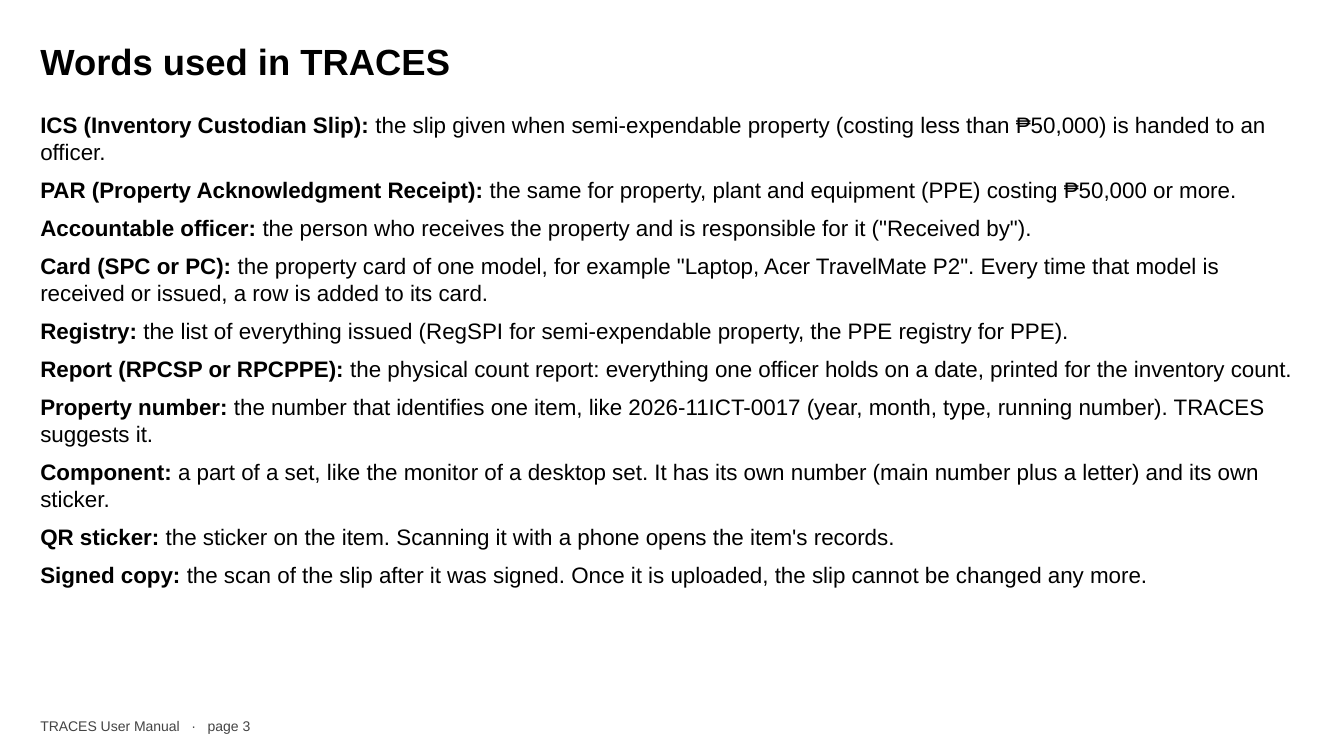
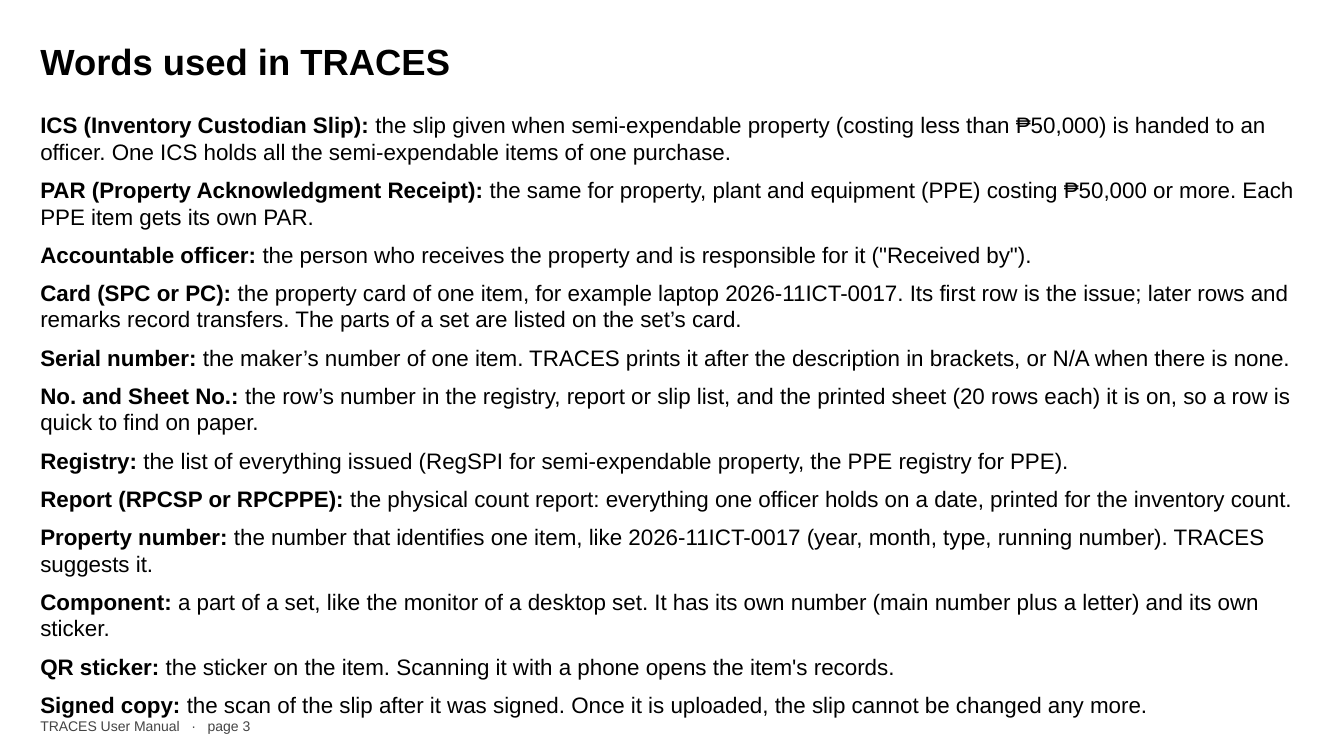
Before and after one commit to joww-seph/traces, a slide deck: slide 3 of docs/TRACES-User-Manual.pptx. Drawn at 1344x756 pixels with LibreOffice and Linux fonts; fonts in the diff are those of the drawing. Boxes give left, top, right and bottom in pixels: in the first picture for what was removed or moved away, otherwise in the second. Text is boxed around its words. In the diff, an @@ line names an element or a change of style, - is before the commit and + after.

```diff
--- a/docs/TRACES-User-Manual.pptx
+++ b/docs/TRACES-User-Manual.pptx
@@ text at box(40, 116, 1293, 230): text changed @@
-ICS (Inventory Custodian Slip): the slip given when semi-expendable property (costing less than ₱50,000) is handed to an officer.
-PAR (Property Acknowledgment Receipt): the same for property, plant and equipment (PPE) costing ₱50,000 or more.
+ICS (Inventory Custodian Slip): the slip given when semi-expendable property (costing less than ₱50,000) is handed to an officer. One ICS holds all the semi-expendable items of one purchase.
+PAR (Property Acknowledgment Receipt): the same for property, plant and equipment (PPE) costing ₱50,000 or more. Each PPE item gets its own PAR.
@@ text at box(40, 284, 1290, 435): text changed @@
-Card (SPC or PC): the property card of one model, for example "Laptop, Acer TravelMate P2". Every time that model is received or issued, a row is added to its card.
+Card (SPC or PC): the property card of one item, for example laptop 2026-11ICT-0017. Its first row is the issue; later rows and remarks record transfers. The parts of a set are listed on the set’s card.
+Serial number: the maker’s number of one item. TRACES prints it after the description in brackets, or N/A when there is none.
+No. and Sheet No.: the row’s number in the registry, report or slip list, and the printed sheet (20 rows each) it is on, so a row is quick to find on paper.
```
Also in this commit, not shown: 44 other slides changed, 1 slide added, 6 other files.
